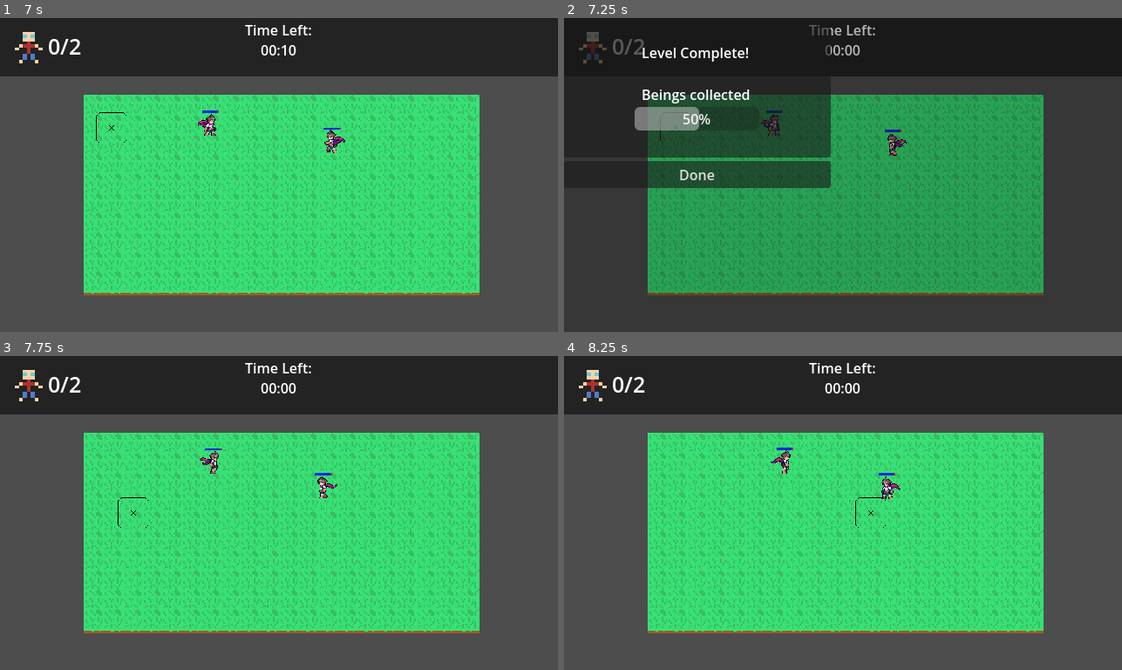
Above: before the commit, frames 1-4 (two rows, left to right).
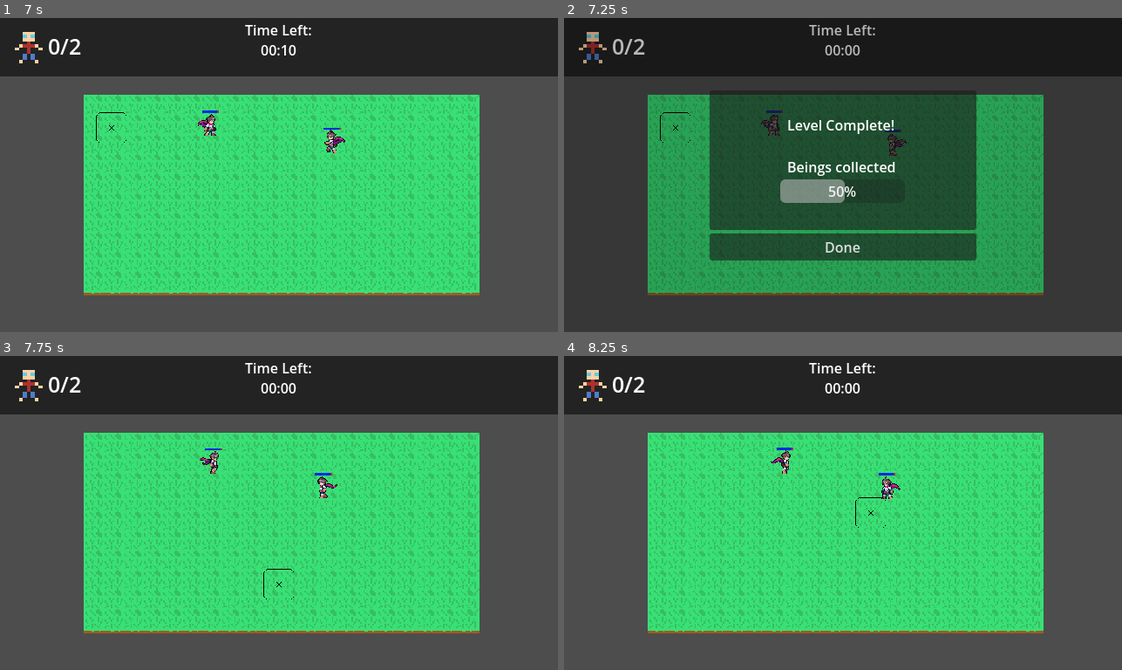
Above: after the commit, the same moments.

Repository: ottercorporationofficial-afk/Abduction
Game: Godot game, scene res://src/main.tscn
Two runs of this game, one before a commit and one after it. Both use one fixed random seed, a clock stepped at 60 frames per second and the inputs below.
Inputs (mouse positions are in pixels of both pictures, inside the frame that each line leads up to):
- Up to frame 1 (7 s): click (507, 313) at 0.5 s; click (401, 313) at 1.25 s; click (172, 121) at 2.02 s; move the mouse to (345, 102) at 2.77 s; click (345, 102) at 2.92 s; move the mouse to (206, 131) at 3.52 s; click (206, 131) at 3.67 s; move the mouse to (334, 105) at 4.27 s; click (334, 105) at 4.42 s; move the mouse to (251, 237) at 5.02 s; click (251, 237) at 5.17 s; move the mouse to (446, 222) at 5.77 s; click (446, 222) at 5.92 s; move the mouse to (111, 127) at 6.52 s; click (111, 127) at 6.67 s
- Up to frame 2 (7.25 s): no input
- Up to frame 3 (7.75 s): click "Done" at 7.25 s
- Up to frame 4 (8.25 s): move the mouse to (870, 513) at 8.02 s; click (870, 513) at 8.17 s

Frame 1 is identical in both runs. In frame 2, 23% of the frame differs, in the area x 2-74%, y 2-78%; in frame 3, less than 0.1%; in frame 4, nothing differs.

Commit message:
added downing animation

Diff:
--- /dev/null
+++ b/Entities/Abduct.gdshader
@@ -0,0 +1,11 @@
+shader_type canvas_item;
+
+uniform sampler2D dissolve_texture;
+uniform float dissolve_value : hint_range(0,1);
+
+void fragment(){
+    vec4 main_texture = texture(TEXTURE, UV);
+    vec4 noise_texture = texture(dissolve_texture, UV);
+    main_texture.a *= floor(dissolve_value + min(1.0, noise_texture.x));
+    COLOR = main_texture;
+}
--- a/Entities/human.gd
+++ b/Entities/human.gd
@@ -5,8 +5,11 @@
 
 @onready var animation: AnimatedSprite2D = $AnimatedSprite2D
 @onready var hit: AudioStreamPlayer2D = $Hit
+@onready var animation_player: AnimationPlayer = $AnimationPlayer
 
 enum State { IDLE, WALK }
+
+var is_dead := false
 
 var state = State.IDLE
 
@@ -38,6 +41,9 @@
 ## Random Walking
 
 func _process(delta):
+	if is_dead:
+		return
+
 	match state:
 		State.WALK:
 			position += direction * speed * delta
@@ -53,6 +59,9 @@
 	position = position.clamp(Vector2.ZERO,map_size)
 
 func _next_state():
+	if is_dead:
+		return
+
 	if randf() < 0.5:
 		state = State.IDLE
 		direction = Vector2.ZERO
@@ -112,8 +121,15 @@
 
 
 func die():
-	pass
+	if is_dead:
+		return
 
+	is_dead = true
+
+	state = State.IDLE
+	direction = Vector2.ZERO
+
+	animation_player.play("Downed")
 
 
 
--- a/Entities/human.tscn
+++ b/Entities/human.tscn
@@ -243,6 +243,42 @@
 [sub_resource type="CircleShape2D" id="CircleShape2D_kodwx"]
 radius = 21.095022
 
+[sub_resource type="Animation" id="Animation_awe3v"]
+resource_name = "Downed"
+tracks/0/type = "value"
+tracks/0/imported = false
+tracks/0/enabled = true
+tracks/0/path = NodePath(".:rotation")
+tracks/0/interp = 1
+tracks/0/loop_wrap = true
+tracks/0/keys = {
+"times": PackedFloat32Array(0, 0.3),
+"transitions": PackedFloat32Array(1, 1),
+"update": 0,
+"values": [0.0, 1.5620697]
+}
+
+[sub_resource type="Animation" id="Animation_j4iob"]
+length = 0.001
+tracks/0/type = "value"
+tracks/0/imported = false
+tracks/0/enabled = true
+tracks/0/path = NodePath(".:rotation")
+tracks/0/interp = 1
+tracks/0/loop_wrap = true
+tracks/0/keys = {
+"times": PackedFloat32Array(0),
+"transitions": PackedFloat32Array(1),
+"update": 0,
+"values": [0.0]
+}
+
+[sub_resource type="AnimationLibrary" id="AnimationLibrary_eppee"]
+_data = {
+&"Downed": SubResource("Animation_awe3v"),
+&"RESET": SubResource("Animation_j4iob")
+}
+
 [node name="Human" type="CharacterBody2D" unique_id=75959660]
 script = ExtResource("1_kodwx")
 damage_number_scene = ExtResource("2_awe3v")
@@ -276,4 +312,7 @@
 script = ExtResource("8_vlmkc")
 entity = NodePath("..")
 
+[node name="AnimationPlayer" type="AnimationPlayer" parent="." unique_id=1667389203]
+libraries/ = SubResource("AnimationLibrary_eppee")
+
 [connection signal="input_event" from="." to="." method="_on_input_event"]
--- a/src/Crosshair/cross_hair.gd
+++ b/src/Crosshair/cross_hair.gd
@@ -35,3 +35,6 @@
 		if collider.has_method("take_damage"):
 			collider.take_damage(1)
 			camera_2d.shake(2.0)
+
+func abduct():
+	pass
--- a/src/Popups/LevelCompletePopup.tscn
+++ b/src/Popups/LevelCompletePopup.tscn
@@ -3,8 +3,17 @@
 [ext_resource type="Script" uid="uid://upo3xjy3lah4" path="res://src/Popups/LevelCompletePopup.gd" id="1_0fbet"]
 
 [node name="LevelComplete" type="VBoxContainer" unique_id=559171141]
-offset_right = 306.0
-offset_bottom = 195.0
+anchors_preset = 8
+anchor_left = 0.5
+anchor_top = 0.5
+anchor_right = 0.5
+anchor_bottom = 0.5
+offset_left = -153.0
+offset_top = -97.5
+offset_right = 153.0
+offset_bottom = 97.5
+grow_horizontal = 2
+grow_vertical = 2
 script = ExtResource("1_0fbet")
 
 [node name="PanelContainer" type="PanelContainer" parent="." unique_id=562507597]
--- a/src/Popups/popupmanager.gd
+++ b/src/Popups/popupmanager.gd
@@ -27,7 +27,6 @@
 	move_child(popup, get_child_count() - 1)   # top
 
 
-	#InputBlocker.lock(popup)
 
 	darken.show()
 
Not shown, added: Entities/Abduct.gdshader.uid
